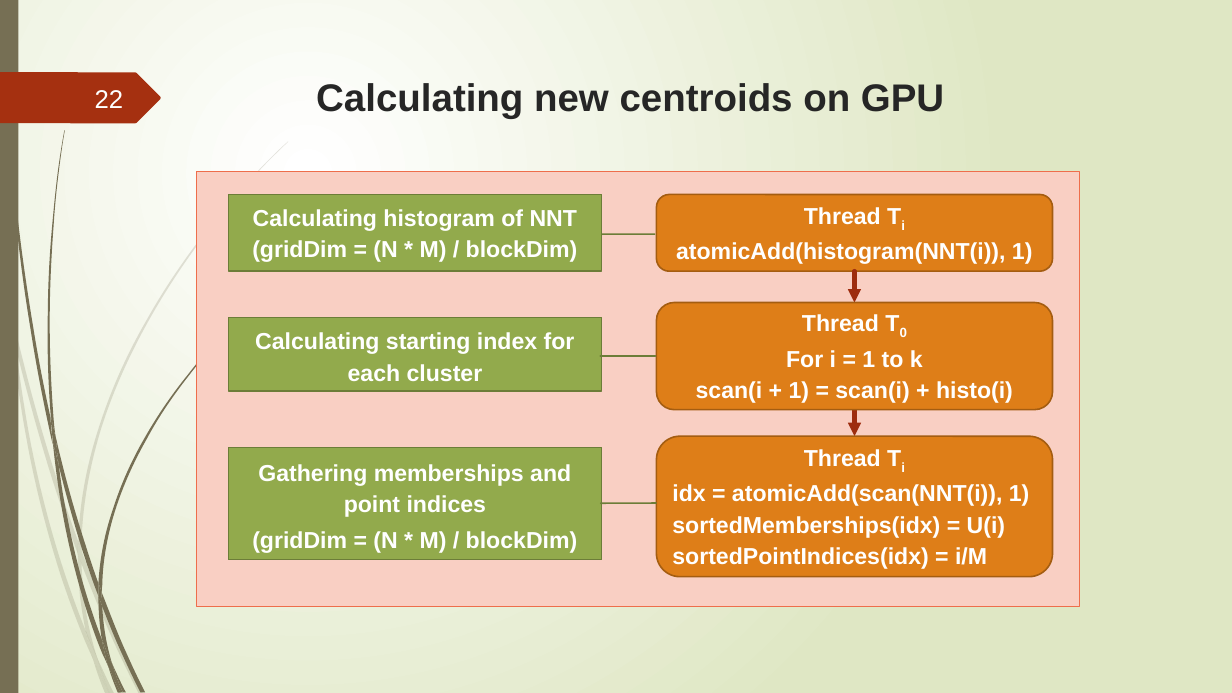
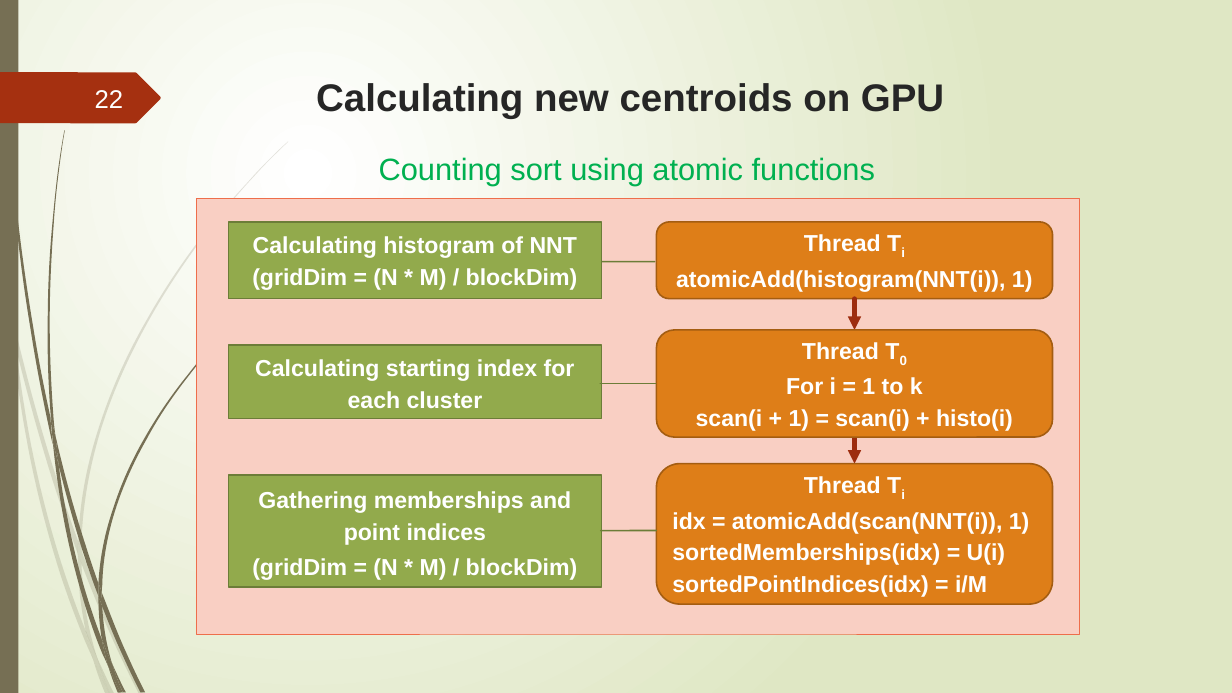
Before and after one commit to trungvdhp/master-ntou, a slide deck: slide 22 of ImageProcessing/Speeding up GFKM.pptx. Drawn at 1232x693 pixels with LibreOffice and Linux fonts; fonts in the diff are those of the drawing. Boxes give left, top, right and bottom in pixels: in the first picture for what was removed or moved away, otherwise in the second. Text is boxed around its words. In the diff, an @@ line names an element or a change of style, - is before the commit and + after.

```diff
--- a/ImageProcessing/Speeding up GFKM.pptx
+++ b/ImageProcessing/Speeding up GFKM.pptx
@@ text added at (379, 157, 875, 186), 24 pt, text #00B050 @@
+Counting sort using atomic functions
@@ border callout "Calculating starting index for each ...": place and size @@
-border callout "Calculating starting index for each ..." at (228, 318, 602, 392)
+border callout "Calculating starting index for each ..." at (228, 345, 602, 419)
@@ 3 rounded rectangles, 2 border callouts, 2 arrows, 1 rectangle: place and size @@
-3 rounded rectangles, 2 border callouts, 2 arrows, 1 rectangle at (197, 171, 1080, 606)
+3 rounded rectangles, 2 border callouts, 2 arrows, 1 rectangle at (197, 199, 1080, 634)
```
Also in this commit, not shown: 2 other slides changed, 2 other files.
